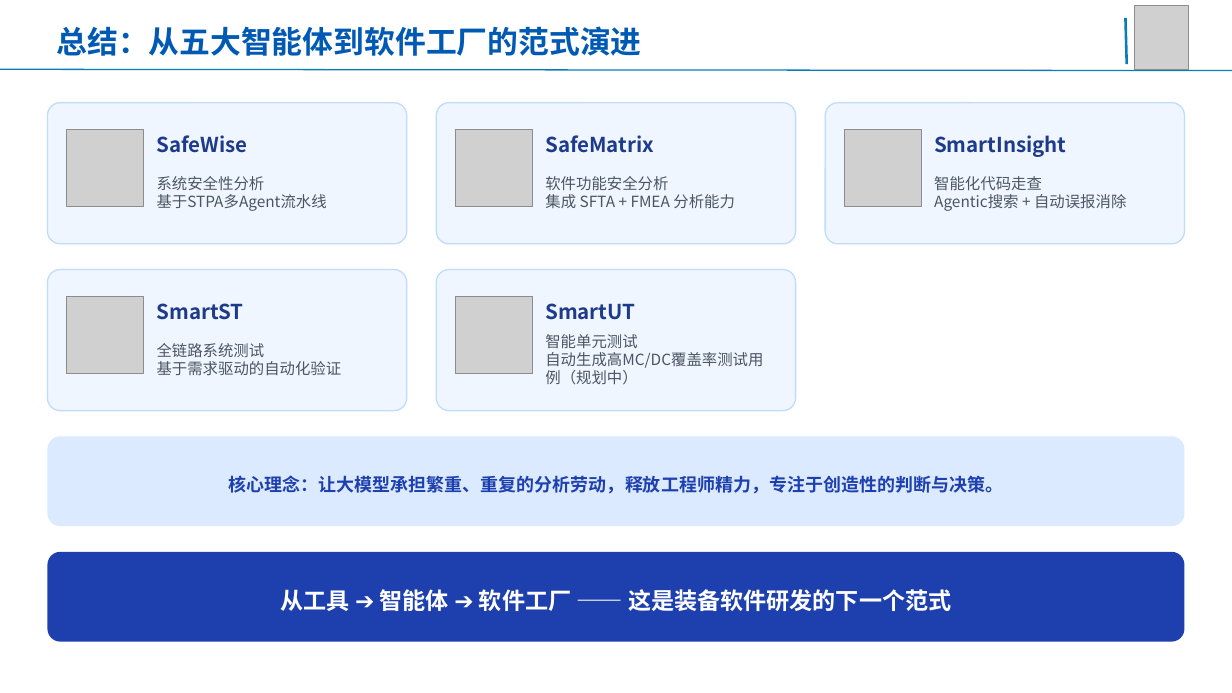
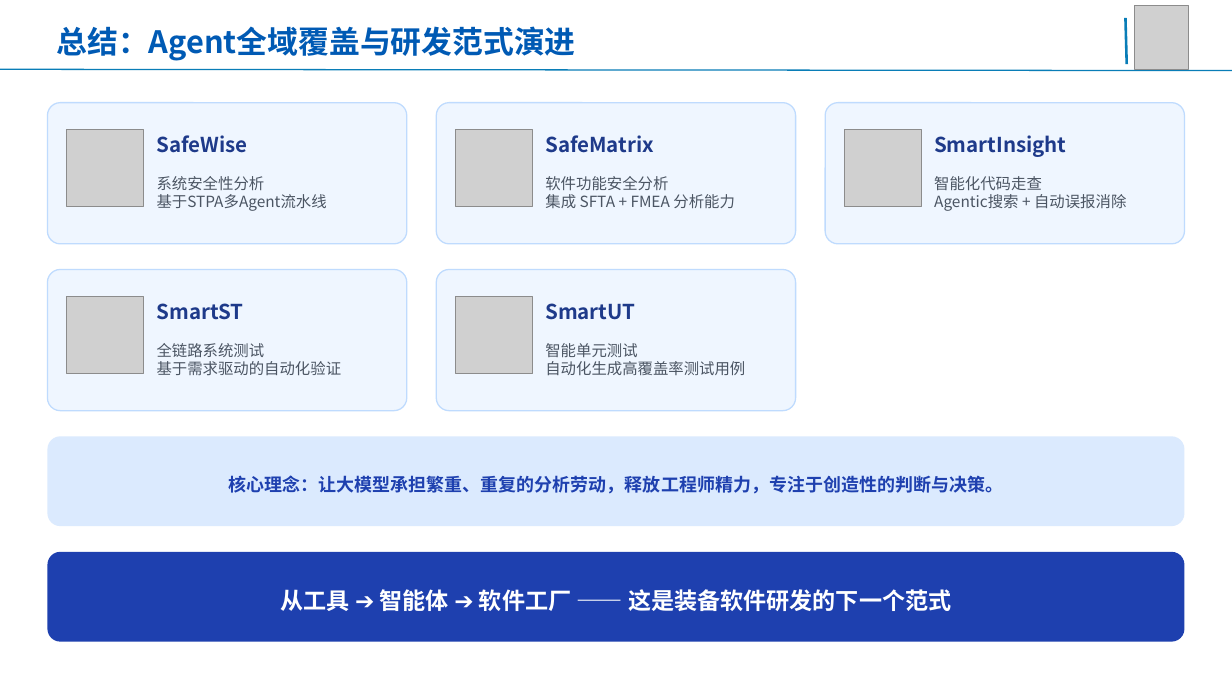
Before and after one commit to AgentForSE/.github, a slide deck: slide 26 of 基于AgentForSE五大智能体的装备软件智能研发平台-0.1.pptx (slide 38 before the commit). Drawn at 1232x693 pixels with LibreOffice and Linux fonts; fonts in the diff are those of the drawing; grey boxes stand for pictures; background and template pictures are left out. Boxes give left, top, right and bottom in pixels: in the first picture for what was removed or moved away, otherwise in the second. Text is boxed around its words. In the diff, an @@ line names an element or a change of style, - is before the commit and + after.

Commit message:
更新基于AgentForSE五大智能体的装备软件智能研发平台PPT

```diff
--- a/基于AgentForSE五大智能体的装备软件智能研发平台-0.1.pptx
+++ b/基于AgentForSE五大智能体的装备软件智能研发平台-0.1.pptx
@@ text at (56,26,575,61): text changed @@
-总结：从五大智能体到软件工厂的范式演进
+总结：Agent全域覆盖与研发范式演进
@@ text at (545,343,745,375): text changed @@
-智能单元测试
-自动生成高MC/DC覆盖率测试用例（规划中）
+智能单元测试
+自动化生成高覆盖率测试用例
```
Also in this commit, not shown: 24 other slides changed, 2 slides added, 14 slides removed.
